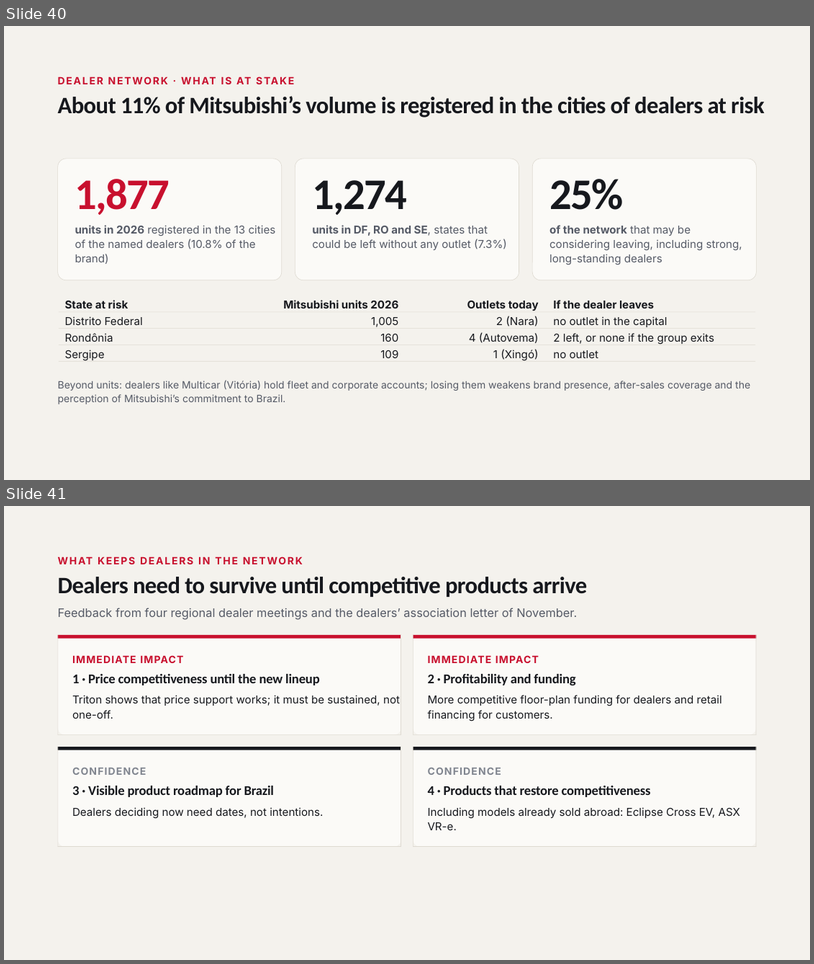
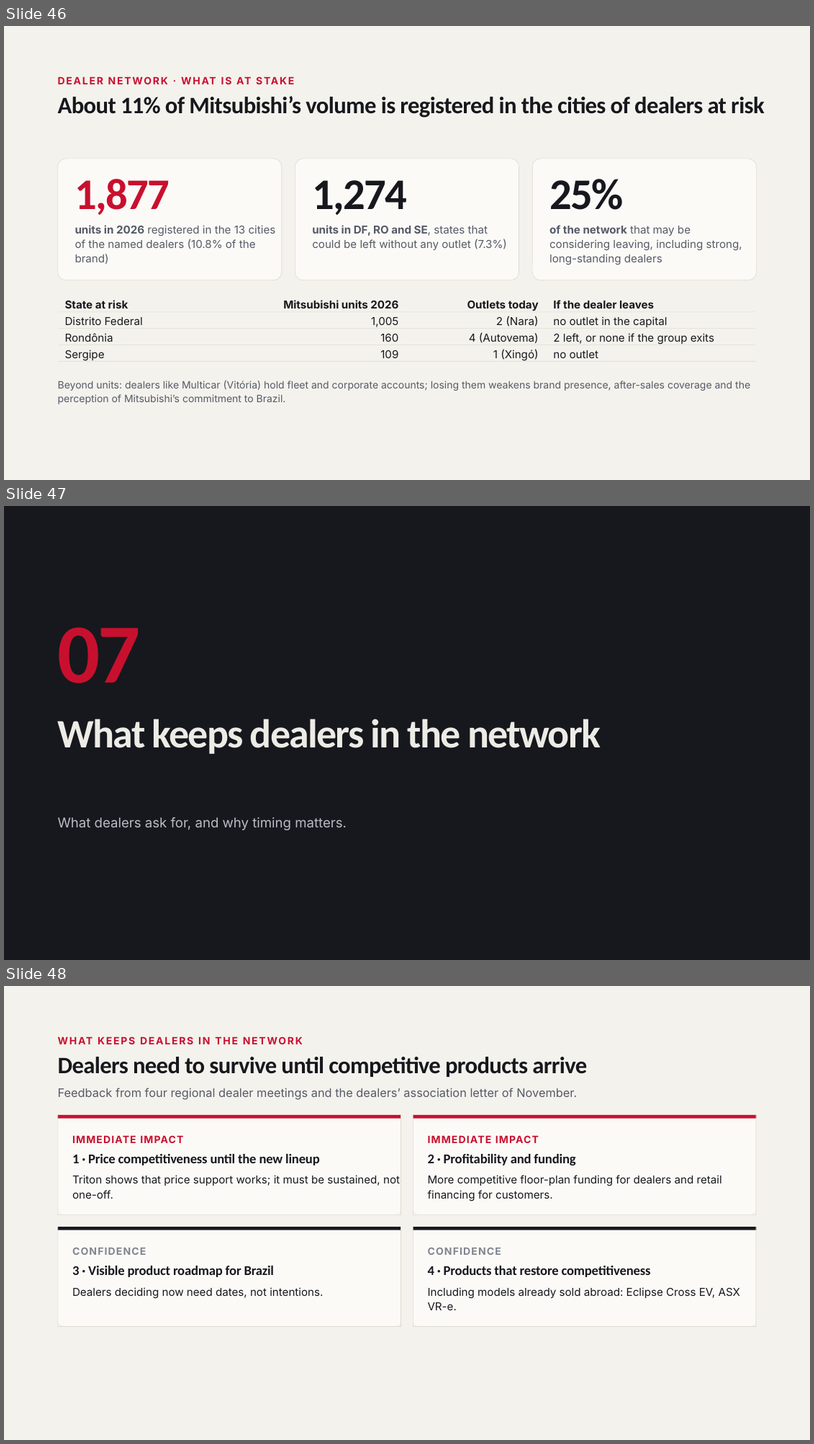
Before and after one commit to FLeone2/mercado-atlas, a slide deck: Mitsubishi_Brazil_Market_Network_Nov2026.pptx. Shown one above the other, each under a label of ours: slides 40 and 41 before the commit, slides 46, 47 and 48 after it. The pictures are 814x964 and 814x1444 pixels, drawn with LibreOffice and Linux fonts; fonts in the diff are those of the drawing. Boxes give left, top, right and bottom in pixels: in the first picture for what was removed or moved away, otherwise in the second. Text is boxed around its words. In the diff, an @@ line names an element or a change of style, - is before the commit and + after.

```diff
--- a/Mitsubishi_Brazil_Market_Network_Nov2026.pptx
+++ b/Mitsubishi_Brazil_Market_Network_Nov2026.pptx
@@ slide 47 added at [4,506,810,960], background #16181D @@
@@ text added at [58,627,141,683], 100 pt, text #C8102E, bold @@
+07
@@ text added at [58,718,601,754], 48 pt, text #EDEBE6, bold @@
+What keeps dealers in the network
@@ text added at [58,817,347,830], 16 pt, text #B9BDC6 @@
+What dealers ask for, and why timing matters.
@@ what was slide 40 is now slide 46 @@
@@ what was slide 41 is now slide 48 @@
```
Also in this commit, not shown: 6 other slides added.
